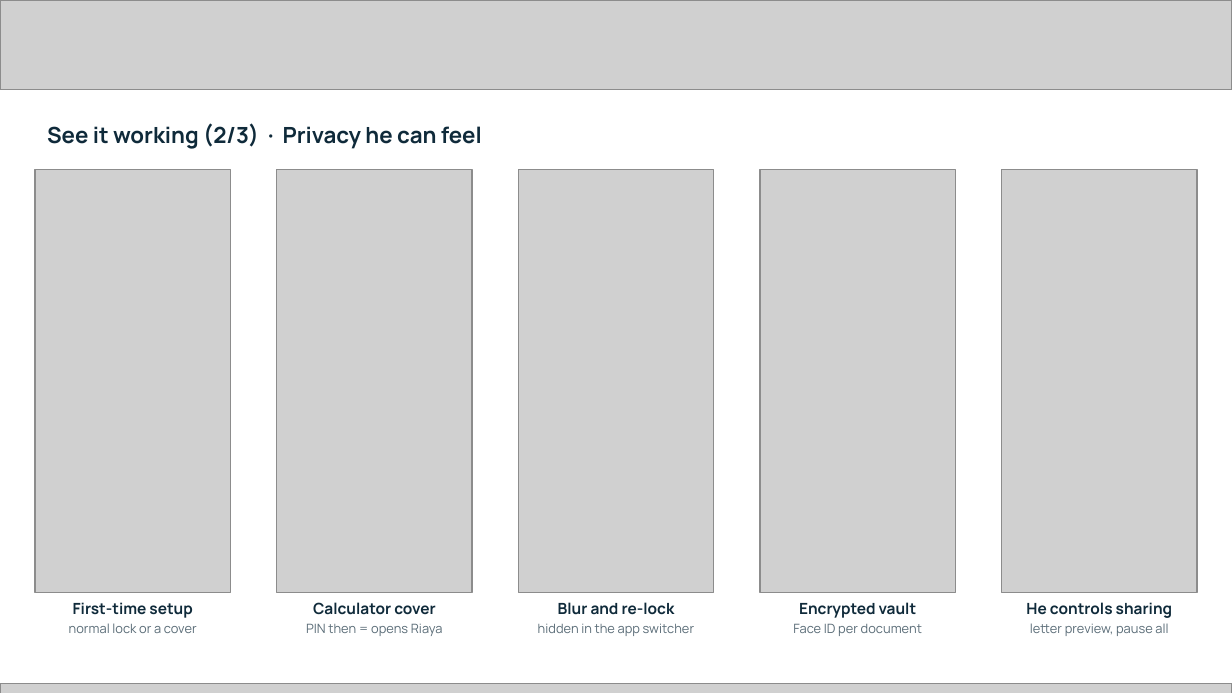
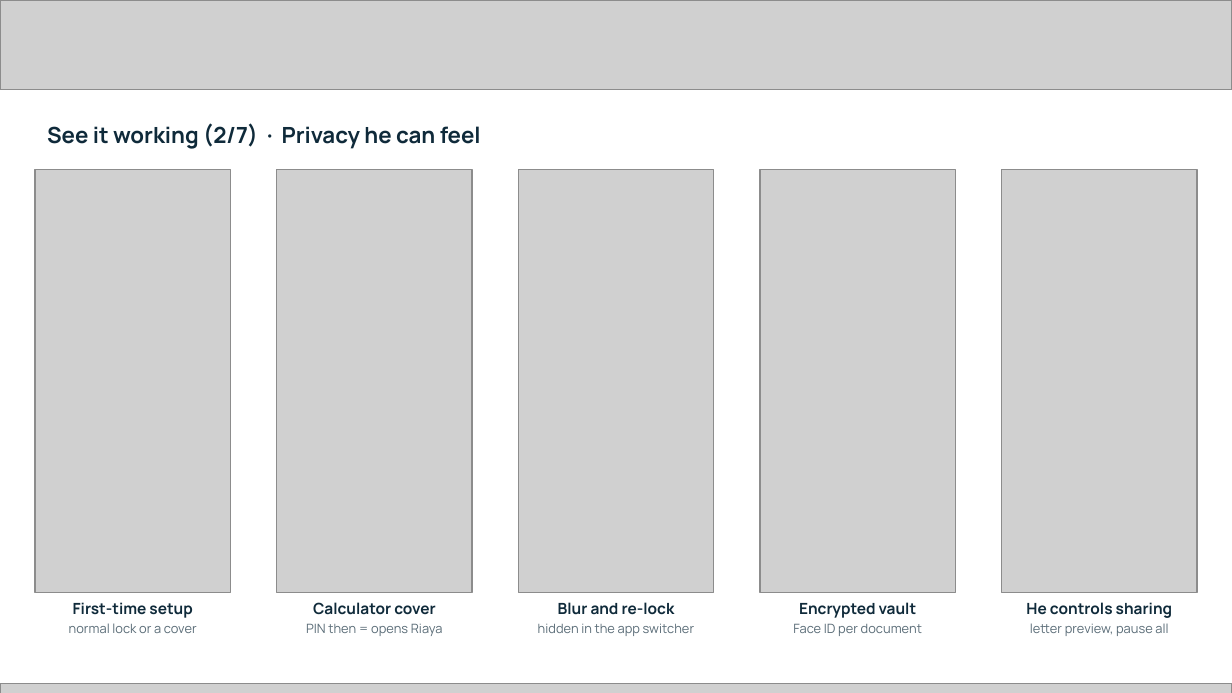
Before and after one commit to yugesh1111/riaya, a slide deck: slide 17 of docs/Riaya_Submission.pptx. Drawn at 1232x693 pixels with LibreOffice and Linux fonts; fonts in the diff are those of the drawing; grey boxes stand for pictures. Boxes give left, top, right and bottom in pixels: in the first picture for what was removed or moved away, otherwise in the second. Text is boxed around its words. In the diff, an @@ line names an element or a change of style, - is before the commit and + after.

```diff
--- a/docs/Riaya_Submission.pptx
+++ b/docs/Riaya_Submission.pptx
@@ text at (47, 123, 481, 149): text changed @@
-See it working (2/3) · Privacy he can feel
+See it working (2/7) · Privacy he can feel
```
Also in this commit, not shown: 2 other slides changed, 5 slides added, 1 other file.
